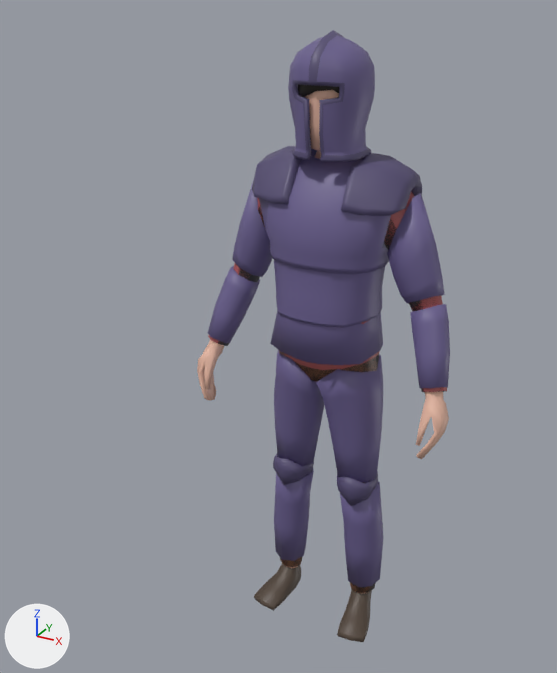
The FBX model Game/Assets/Characters/Player.fbx: old version first, new version second.
Both versions are drawn from a camera (50 mm lens) standing at (0.864, -1.864, 1.887) and looking at (0.003, -0.298, 1.104). The lights are fixed; the arrows at lower left show +X, +Y and +Z.

Script lines for the objects in view, before the commit:
```python
me_cube = bpy.data.meshes.new('Cube')
me_cube.from_pydata(...)  # 696 vertices, 694 faces; spans x -0.39..0.39, y -0.14..0.13, z 0.0..1.78
me_cube.materials.append(mat_skin)  # beige #e7b8a3
me_cube_009 = bpy.data.meshes.new('Cube.009')
me_cube_009.from_pydata(...)  # 250 vertices, 232 faces; spans x -0.376..0.376, y -0.121..0.129, z 0.906..1.511
me_cube_009.materials.append(mat_shirt)  # brown #aa5456
me_cube_010 = bpy.data.meshes.new('Cube.010')
me_cube_010.from_pydata(...)  # 98 vertices, 88 faces; spans x -0.204..0.204, y -0.116..0.079, z 0.002..0.091
me_cube_010.materials.append(mat_shoe)  # brown #53453a
me_cube_011 = bpy.data.meshes.new('Cube.011')
me_cube_011.from_pydata(...)  # 132 vertices, 130 faces; spans x -0.101..0.097, y -0.115..0.108, z 1.601..1.798
me_cube_011.materials.append(mat_hair)  # black #2a261e
ob_body = bpy.data.objects.new('Body', me_cube)
ob_body.location = (0.0, 0.0, -0.003)
ob_hair = bpy.data.objects.new('Hair', me_cube_011)
ob_hair.location = (0.0, 0.0, -0.003)
ob_shirt = bpy.data.objects.new('Shirt', me_cube_009)
ob_shirt.location = (0.0, 0.0, -0.003)
ob_shoes = bpy.data.objects.new('Shoes', me_cube_010)
ob_shoes.location = (0.0, 0.0, -0.003)
# also in view: 'Helmet' at (0.0, -0.009, 1.661); 'Platelegs' at (0.0, 0.007, 0.548); 'Platebody' at (0.0, 0.012, 1.21)
```
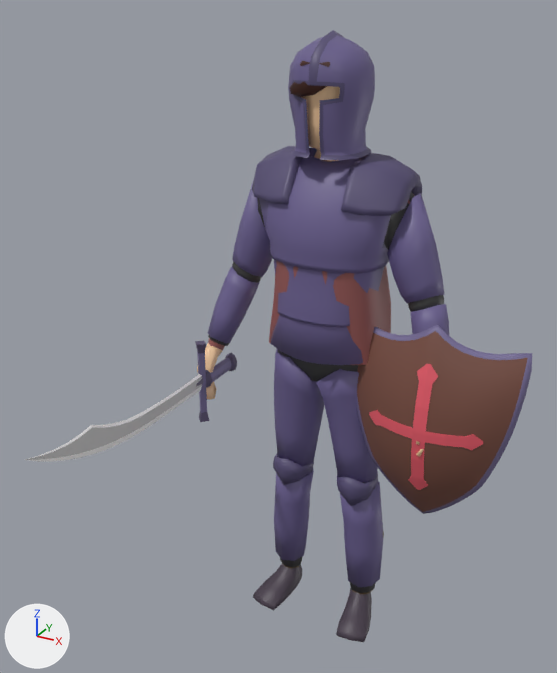
Where the change shows, as pixel boxes [x1, y1, x2, y2] in the pictures (557 x 673 px):
```json
{"object": "Shield", "change": "added", "after": [357, 325, 532, 514], "on screen": "brown", "faces in mat_wood (brown #774c40)": [357, 331, 528, 512], "faces in mat_emblem (red #e75c6a)": [369, 363, 483, 490], "faces in mat_metal (blue #756c96)": [357, 325, 532, 514]}
{"object": "Shirt", "change": "reshaped, moved", "before": [208, 191, 447, 392], "after": [208, 195, 415, 365]}
{"object": "Sword", "change": "added", "after": [25, 341, 237, 462], "faces in mat_blade (light grey #c7c7c7)": [26, 376, 202, 460], "faces in mat_blade_highlight (white #ffffff)": [25, 374, 202, 462], "faces in mat_metal (blue #756c96)": [197, 351, 231, 413], "faces in mat_metal_dark_1 (dark purple #584e6d)": [195, 341, 237, 422]}
{"object": "Body", "change": "moved", "before": [197, 90, 449, 593], "after": [197, 86, 424, 457]}
{"object": "Hair", "change": "moved", "before": [298, 84, 339, 97], "after": [289, 61, 330, 97]}
```

Scene script edits in JSON lines:
```json
{"op": "add", "block": "mat_emblem", "code": ["mat_emblem = principled_material('Emblem')", "mat_emblem.base_color = (0.8, 0.106, 0.145)  # red #e75c6a"]}
{"op": "add", "block": "mat_wood", "code": ["mat_wood = principled_material('Wood')", "mat_wood.base_color = (0.184, 0.0719, 0.0506)  # brown #774c40"]}
{"op": "add", "block": "mat_blade", "code": ["mat_blade = principled_material('Blade')", "mat_blade.base_color = (0.57, 0.57, 0.57)  # light grey #c7c7c7"]}
{"op": "add", "block": "mat_blade_highlight", "code": ["mat_blade_highlight = principled_material('Blade highlight')", "mat_blade_highlight.base_color = (1.0, 1.0, 1.0)  # white #ffffff"]}
{"op": "add", "block": "mat_metal_dark_1", "code": ["mat_metal_dark_1 = principled_material('Metal Dark')", "mat_metal_dark_1.base_color = (0.0969, 0.0758, 0.152)  # dark purple #584e6d"]}
{"block": "me_cube_009", "where": "# used by ob_shirt; location = (0.0, 0.0, -0.003)"}
{"op": "remove", "block": "me_cube_009", "code": "me_cube_009.from_pydata(...)  # 250 vertices, 232 faces; spans x -0.376..0.376, y -0.121..0.129, z 0.906..1.511"}
{"op": "add", "block": "me_cube_009", "code": "me_cube_009.from_pydata(...)  # 250 vertices, 232 faces; spans x -0.373..0.373, y -0.123..0.129, z 0.887..1.513"}
{"block": "me_cube_009", "change": "me_cube_009 part 1: 250 vertices removed from x -0.376..0.376, y -0.121..0.129, z 0.906..1.511; 250 vertices added at x -0.373..0.373, y -0.123..0.129, z 0.887..1.513"}
{"op": "add", "block": "me_cusurfpatch", "code": ["me_cusurfpatch = bpy.data.meshes.new('CUSurfPatch')", "me_cusurfpatch.from_pydata(...)  # 726 vertices, 722 faces; spans x -0.243..0.243, y -0.07..0.066, z -0.324..0.288", "# faces by material slot: [162, 352, 208]", "me_cusurfpatch.materials.append(mat_metal)  # blue #6b6090", "me_cusurfpatch.materials.append(mat_wood)  # brown #774c40", "me_cusurfpatch.materials.append(mat_emblem)  # red #e75c6a"]}
{"op": "add", "block": "me_cube_008_1", "code": ["me_cube_008_1 = bpy.data.meshes.new('Cube.008')", "me_cube_008_1.from_pydata(...)  # 202 vertices, 188 faces; spans x -0.021..0.021, y -0.783..0.091, z -0.129..0.129", "# faces by material slot: [16, 72, 32, 68]", "me_cube_008_1.materials.append(mat_metal)  # blue #6b6090", "me_cube_008_1.materials.append(mat_metal_dark_1)  # dark purple #584e6d", "me_cube_008_1.materials.append(mat_blade)  # light grey #c7c7c7", "me_cube_008_1.materials.append(mat_blade_highlight)  # white #ffffff"]}
{"op": "set", "path": "ob_shirt.location", "old": "(0.0, 0.0, -0.003)", "new": "(0.0, 0.0, 0.0)"}
{"op": "set", "path": "ob_body.location", "old": "(0.0, 0.0, -0.003)", "new": "(0.0, 0.0, 0.0)"}
{"op": "set", "path": "ob_hair.location", "old": "(0.0, 0.0, -0.003)", "new": "(0.0, 0.0, 0.0)"}
{"op": "add", "block": "ob_shield", "code": ["ob_shield = bpy.data.objects.new('Shield', me_cusurfpatch)", "ob_shield.location = (0.337, -0.068, 0.827)"]}
{"op": "add", "block": "ob_sword", "code": ["ob_sword = bpy.data.objects.new('Sword', me_cube_008_1)", "ob_sword.location = (-0.337, -0.068, 0.827)"]}
```
